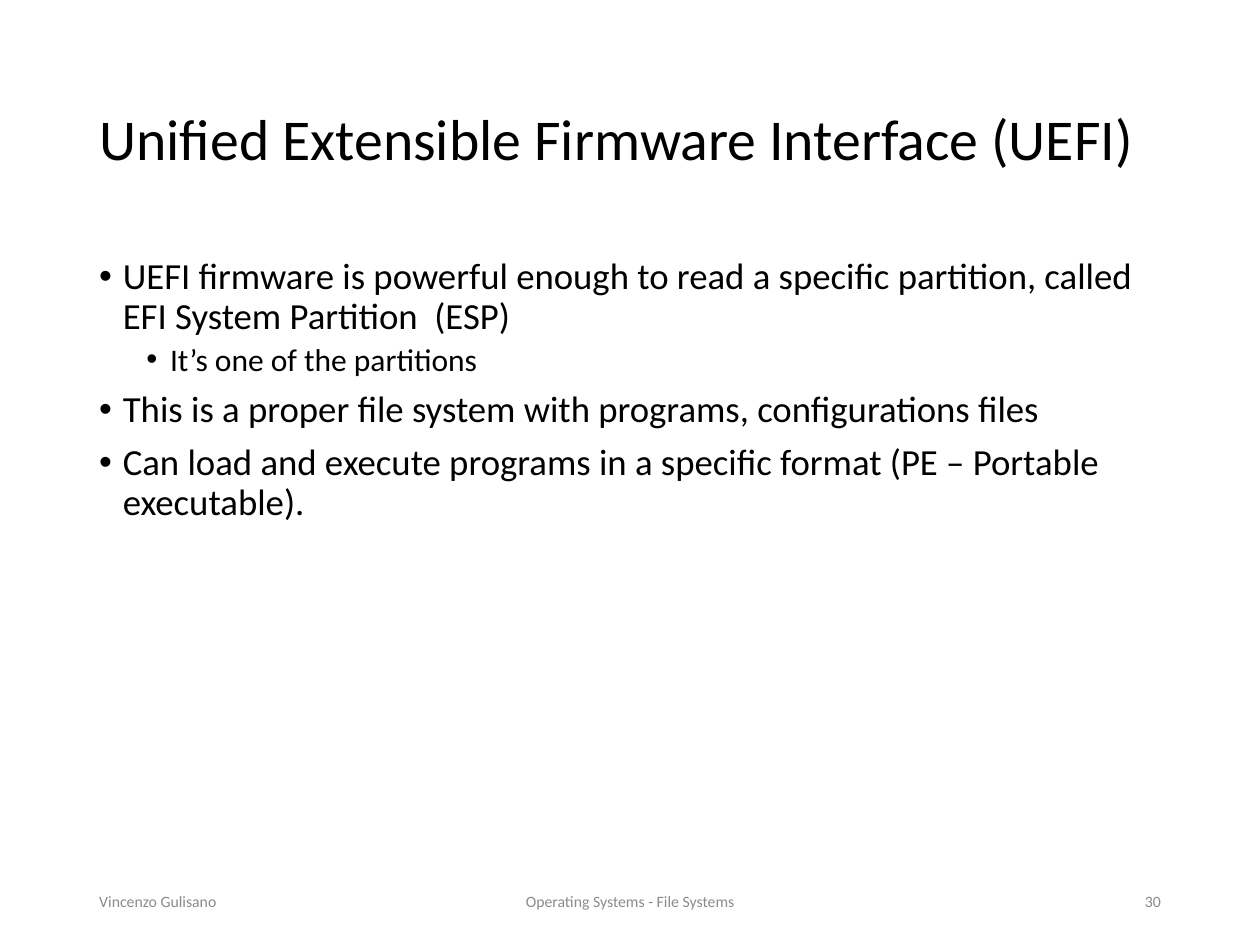
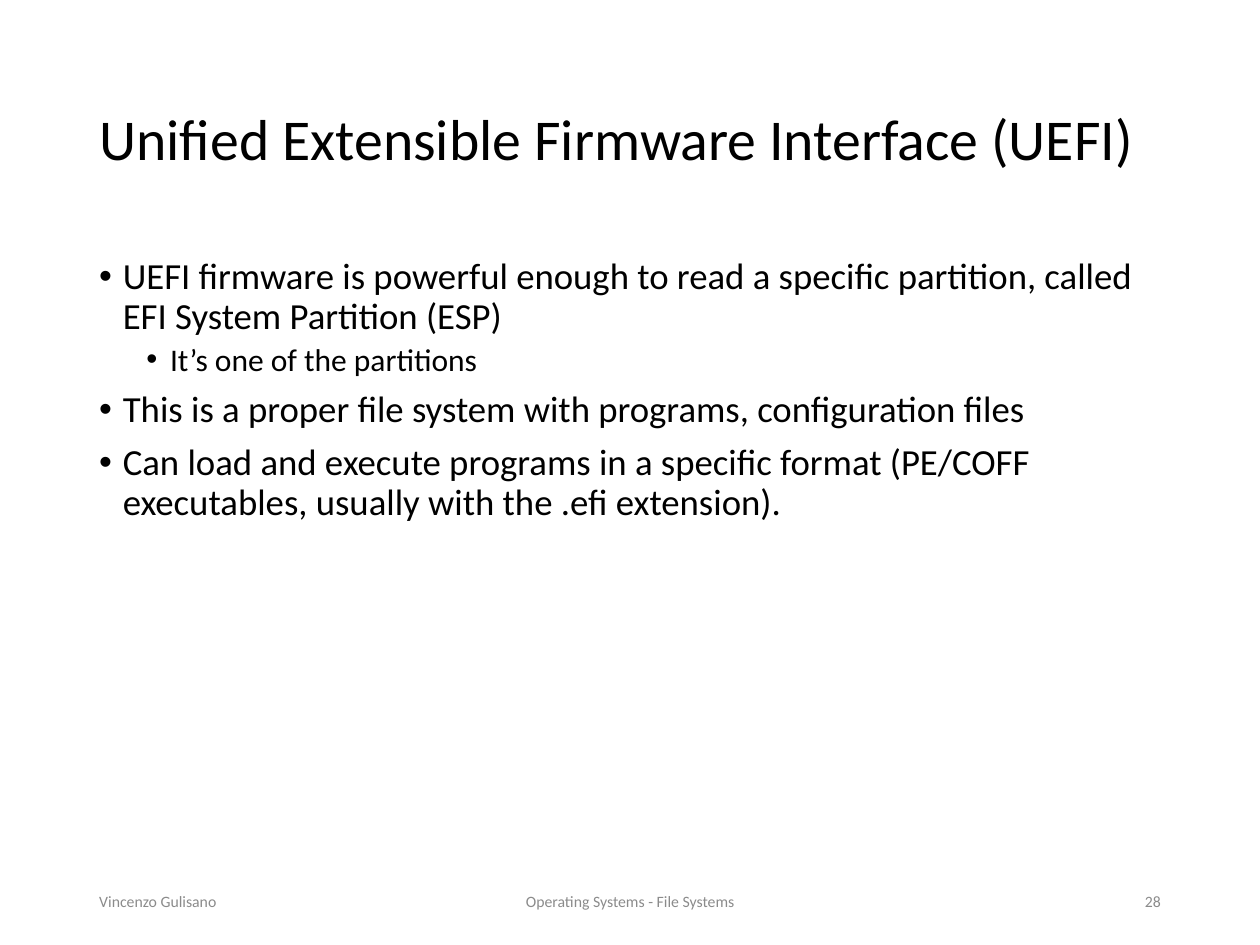
Before and after one commit to vincenzo-gulisano/os_material, a slide deck: slide 28 of slides/file_systems.pptx (slide 30 before the commit). Drawn at 1260x945 pixels with LibreOffice and Linux fonts; fonts in the diff are those of the drawing. Boxes give left, top, right and bottom in pixels: in the first picture for what was removed or moved away, otherwise in the second. Text is boxed around its words. In the diff, an @@ line names an element or a change of style, - is before the commit and + after.

Commit message:
scripted new part on UEFI and legacy BIOS

```diff
--- a/slides/file_systems.pptx
+++ b/slides/file_systems.pptx
@@ text at (x1=123, y1=396, x2=1030, y2=521): text changed @@
-• This is a proper file system with programs, configurations files
-• Can load and execute programs in a specific format (PE – Portable executable).
+• This is a proper file system with programs, configuration files
+• Can load and execute programs in a specific format (PE/COFF executables, usually with the .efi extension).
@@ page number at (x1=1145, y1=896, x2=1161, y2=907): text changed @@
-30
+28
```
Also in this commit, not shown: 7 other slides changed, 2 slides removed, 1 other file.
